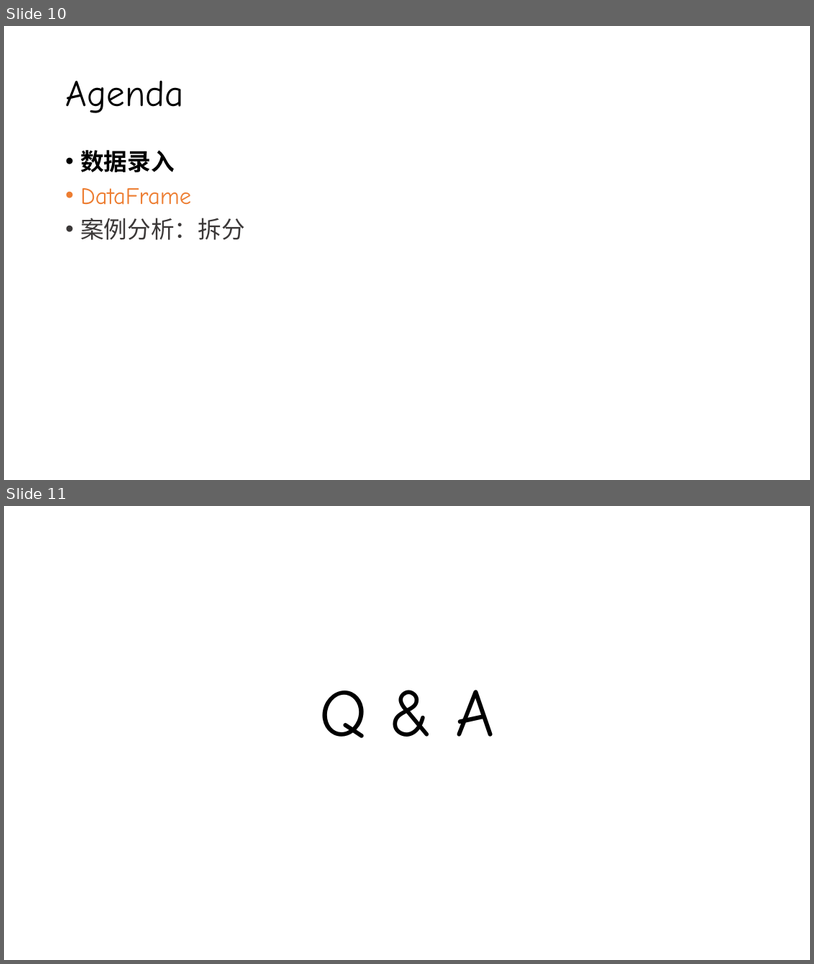
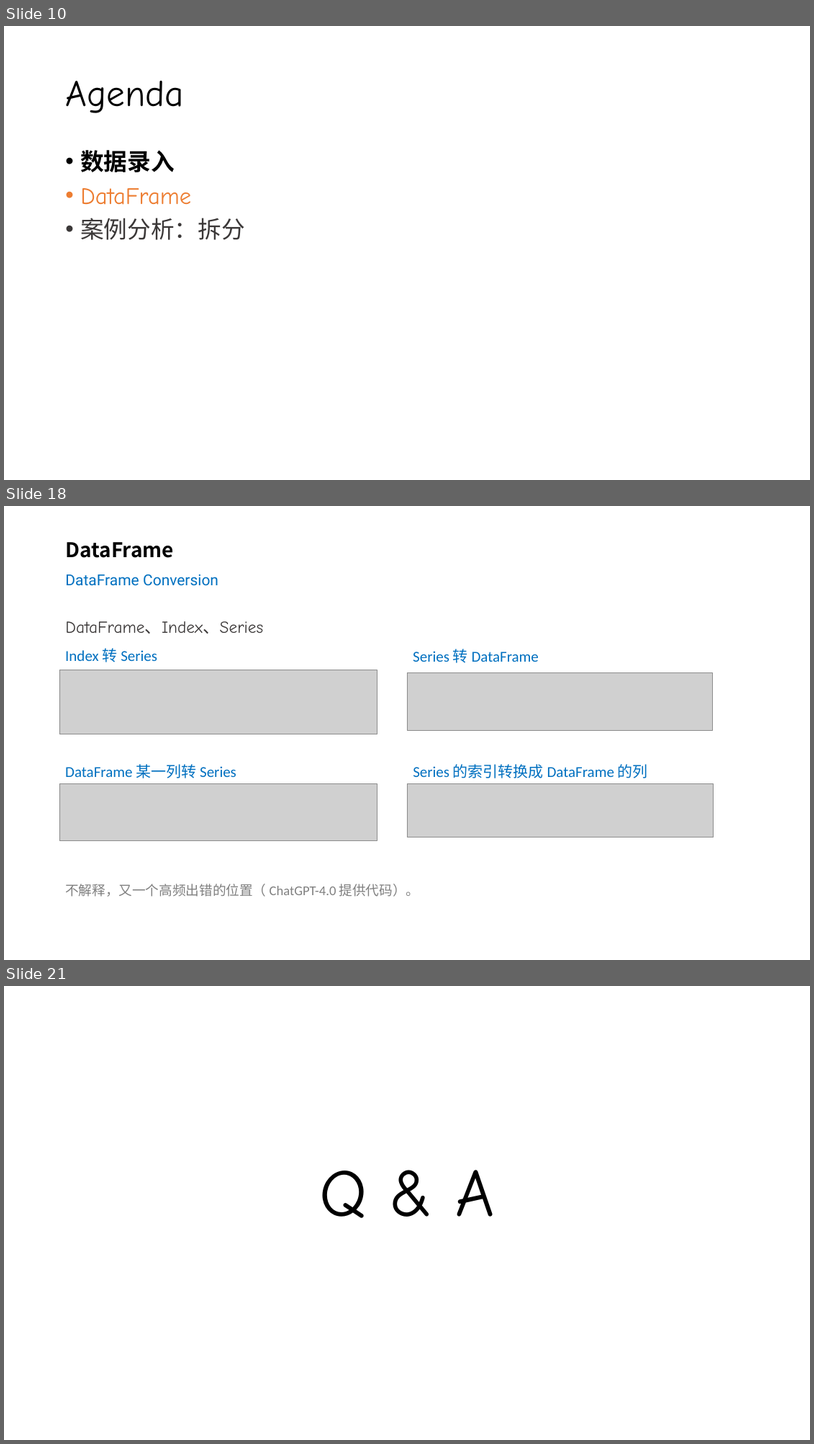
Before and after one commit to silentbalanceyh/cda-exam, a slide deck: ppt/02.二分类.pptx. Shown one above the other, each under a label of ours: slides 10 and 11 before the commit, slides 10, 18 and 21 after it; the slides between them are not shown. The pictures are 814x964 and 814x1444 pixels, drawn with LibreOffice and Linux fonts; fonts in the diff are those of the drawing; grey boxes stand for pictures; background and template pictures are left out. Boxes give left, top, right and bottom in pixels: in the first picture for what was removed or moved away, otherwise in the second. Text is boxed around its words. In the diff, an @@ line names an element or a change of style, - is before the commit and + after.

```diff
--- a/ppt/02.二分类.pptx
+++ b/ppt/02.二分类.pptx
@@ slide 18 added at (x1=4, y1=506, x2=810, y2=960), background #FFFFFF @@
@@ title added at (x1=65, y1=542, x2=219, y2=586), 18 pt, text #0070C0 @@
+DataFrame
+DataFrame Conversion
@@ text added at (x1=65, y1=621, x2=263, y2=633), 20 pt, text #3B3838 @@
+DataFrame、Index、Series
@@ text added at (x1=65, y1=648, x2=157, y2=662), 18 pt, text #0070C0 @@
+Index 转 Series
@@ text added at (x1=413, y1=649, x2=539, y2=663), 18 pt, text #0070C0 @@
+Series 转 DataFrame
@@ picture added at (x1=59, y1=670, x2=377, y2=734) @@
@@ picture added at (x1=407, y1=672, x2=714, y2=731) @@
@@ text added at (x1=65, y1=764, x2=237, y2=778), 18 pt, text #0070C0 @@
+DataFrame 某一列转 Series
@@ text added at (x1=413, y1=764, x2=648, y2=778), 18 pt, text #0070C0 @@
+Series 的索引转换成 DataFrame 的列
@@ picture added at (x1=59, y1=784, x2=377, y2=841) @@
@@ picture added at (x1=407, y1=784, x2=714, y2=837) @@
@@ text added at (x1=65, y1=883, x2=420, y2=896), 16 pt, text #808080 @@
+不解释，又一个高频出错的位置（ ChatGPT-4.0 提供代码）。
@@ what was slide 11 is now slide 21 @@
```
Also in this commit, not shown: 9 other slides added.
